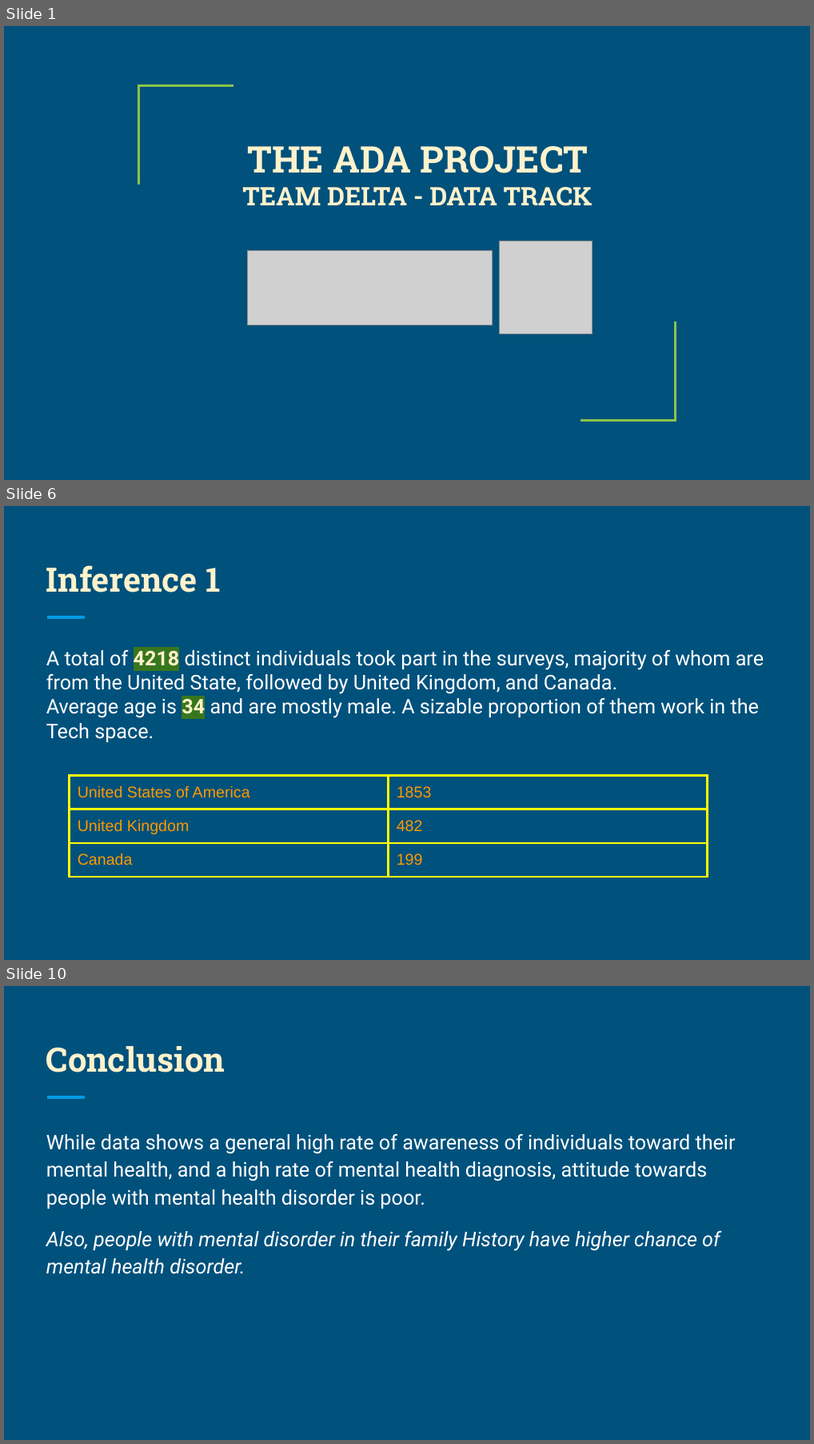
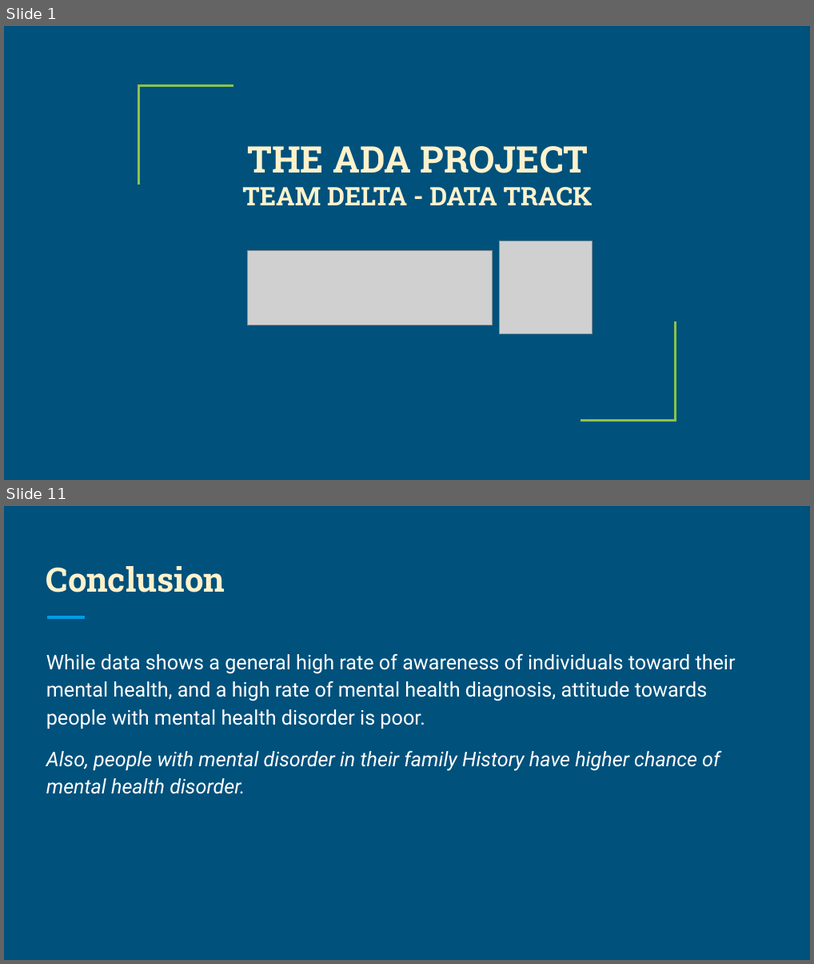
Before and after one commit to Mikingsley02/Delta-Team, a slide deck: THE ADA PROJECT TEAM DELTA - DATA TRACK.pptx. Shown one above the other, each under a label of ours: slides 1, 6 and 10 before the commit, slides 1 and 11 after it; the slides between them are not shown. The pictures are 814x1444 and 814x964 pixels, drawn with LibreOffice and Linux fonts; fonts in the diff are those of the drawing; grey boxes stand for pictures. Boxes give left, top, right and bottom in pixels: in the first picture for what was removed or moved away, otherwise in the second. Text is boxed around its words. In the diff, an @@ line names an element or a change of style, - is before the commit and + after.

```diff
--- a/THE ADA PROJECT TEAM DELTA - DATA TRACK.pptx
+++ b/THE ADA PROJECT TEAM DELTA - DATA TRACK.pptx
@@ slide 6 removed at bbox=[4, 506, 810, 960], background #00517C; not listed: 1 template element that a slide beside it also shows @@
@@ title removed at bbox=[46, 565, 221, 592] @@
-Inference 1
@@ text removed at bbox=[46, 647, 764, 742] @@
-A total of 4218 distinct individuals took part in the surveys, majority of whom are from the United State, followed by United Kingdom, and Canada.
-Average age is 34 and are mostly male. A sizable proportion of them work in the Tech space.
@@ table removed at bbox=[70, 776, 708, 960], 3 rows, 2 columns @@
-United States of America | 1853
-United Kingdom | 482
-Canada | 199
@@ what was slide 10 is now slide 11 @@
```
Also in this commit, not shown: 6 slides changed, 3 slides added, 1 other slide removed.
